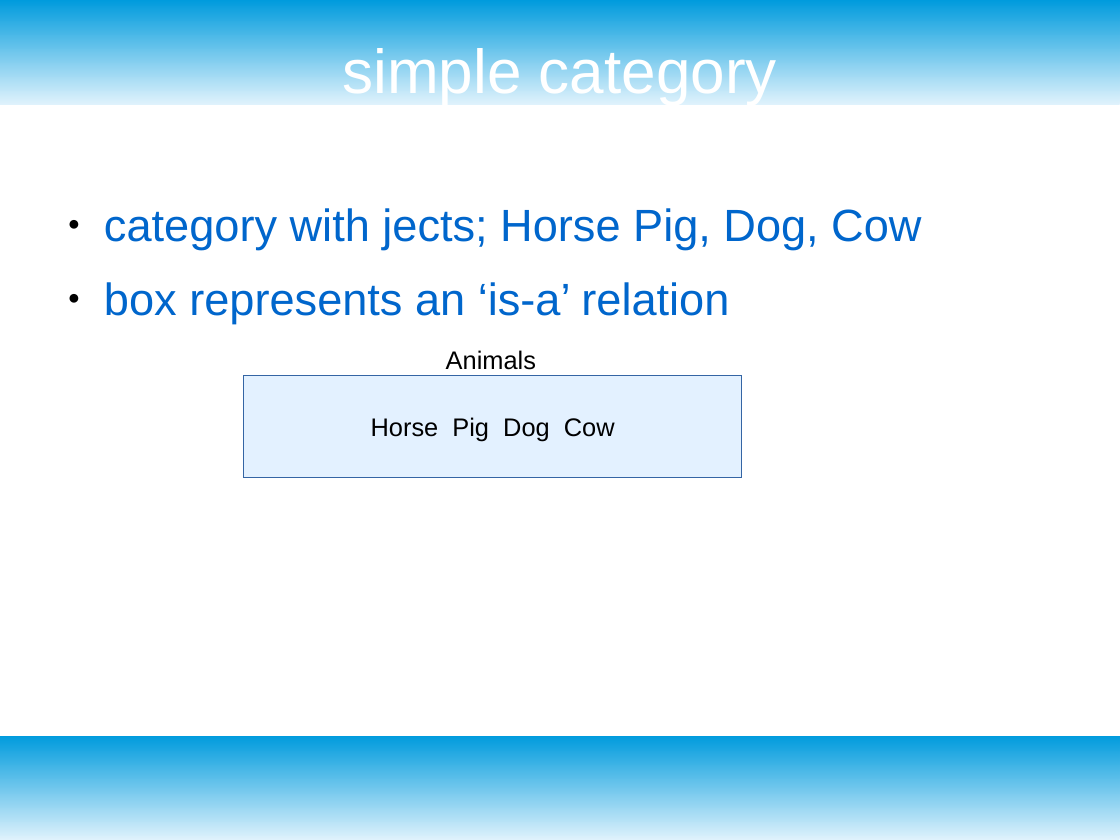
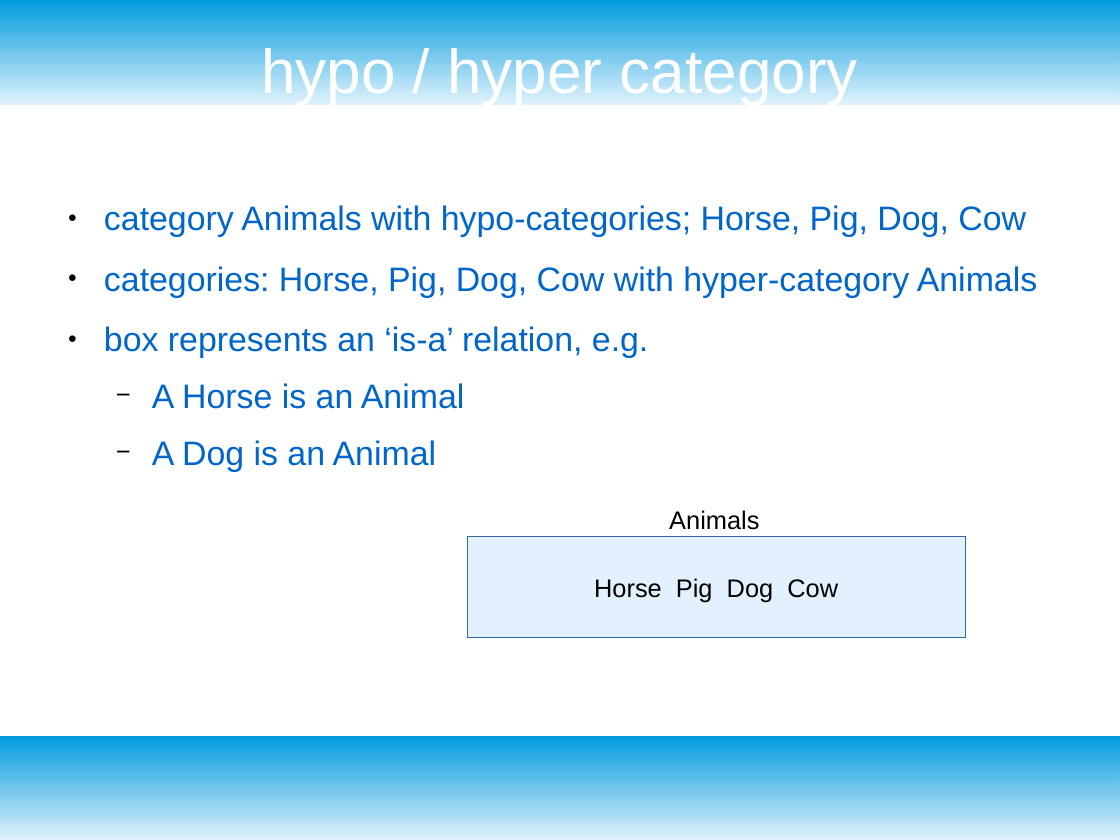
Before and after one commit to livcoco/pensieve, a slide deck: slide 3 of docs/categorizer_concepts.odp (slide 2 before the commit). Drawn at 1120x840 pixels with LibreOffice and Linux fonts; fonts in the diff are those of the drawing. Boxes give left, top, right and bottom in pixels: in the first picture for what was removed or moved away, otherwise in the second. Text is boxed around its words. In the diff, an @@ line names an element or a change of style, - is before the commit and + after.

```diff
--- a/docs/categorizer_concepts.odp
+++ b/docs/categorizer_concepts.odp
@@ title at (x1=261, y1=44, x2=858, y2=105): text changed @@
-simple category
+hypo / hyper category
@@ text at (x1=104, y1=205, x2=1037, y2=471): text changed; size 32 to 24 pt @@
-● category with jects; Horse Pig, Dog, Cow
-● box represents an ‘is-a’ relation
+● category Animals with hypo-categories; Horse, Pig, Dog, Cow
+● categories: Horse, Pig, Dog, Cow with hyper-category Animals
+● box represents an ‘is-a’ relation, e.g.
+  − A Horse is an Animal
+  − A Dog is an Animal
@@ text "Animals" moved from (x1=446, y1=350, x2=536, y2=370) to (x1=669, y1=510, x2=759, y2=530) @@
@@ rectangle "Horse Pig Dog Cow" moved from (x1=244, y1=376, x2=742, y2=478) to (x1=468, y1=537, x2=966, y2=638) @@
```
Also in this commit, not shown: 6 other slides changed, 1 slide added, 1 other file.
